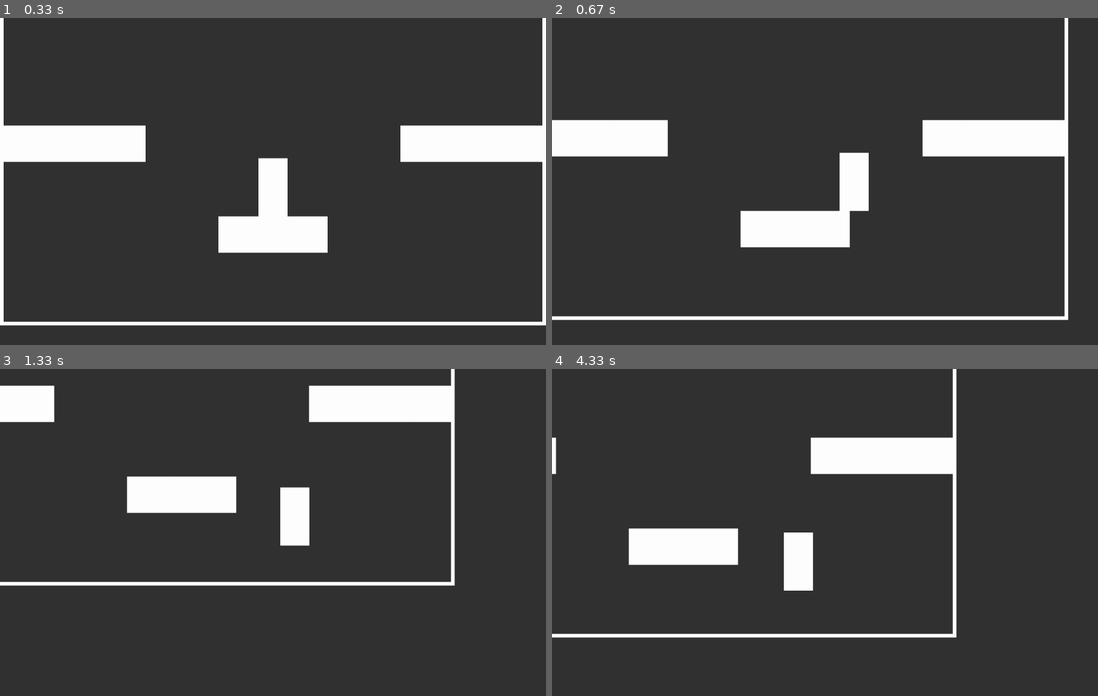
Above: before the commit, frames 1-4 (two rows, left to right).
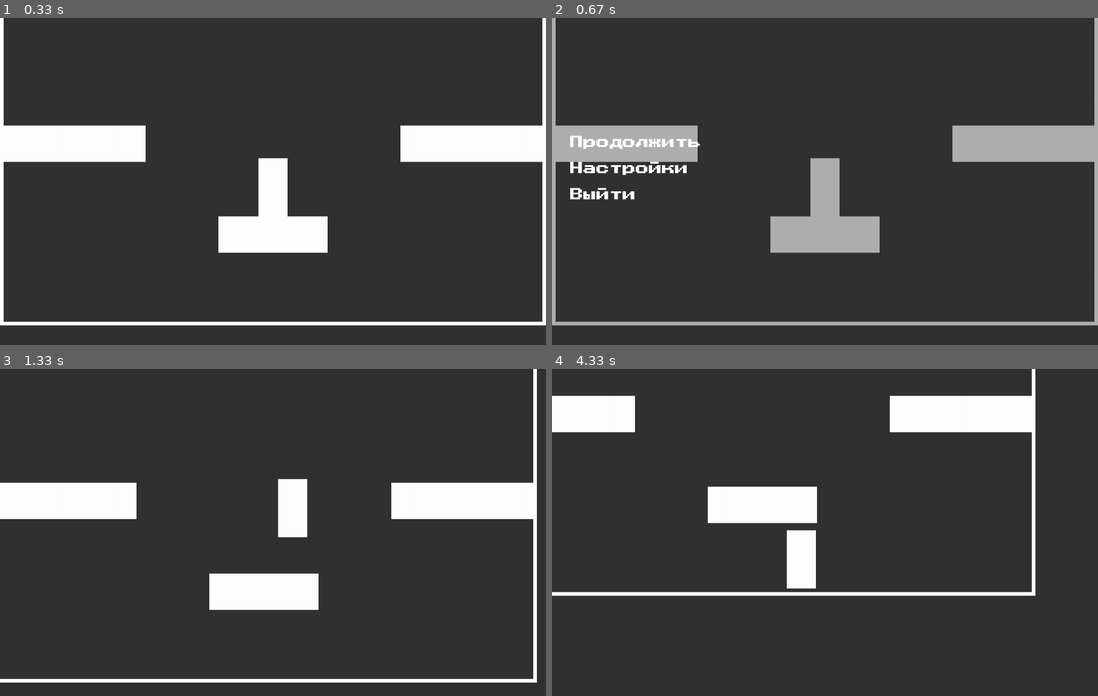
Above: after the commit, the same moments.

Repository: z4okolatka/PyGame-project
Game: pygame game, started from main.py
Same seed, same stepped clock (60 frames per second), same inputs: the game is played once before the commit and once after it.
Inputs (mouse positions are in pixels of both pictures, inside the frame that each line leads up to):
- Up to frame 1 (0.33 s): no input
- Up to frame 2 (0.67 s): hold Esc from 0.33 s (still down); hold D from 0.33 s (still down)
- Up to frame 3 (1.33 s): release Esc at 0.8 s; release D at 0.8 s; press the mouse at (81, 493) at 0.87 s; move the mouse to (169, 542) at 0.97 s; release the mouse at (251, 591) at 1.1 s; hold D from 1.17 s (still down); move the mouse to (333, 561) at 1.2 s; tap Space at 1.23 s
- Up to frame 4 (4.33 s): tap Space at 1.53, 1.73, 2.03, 2.23, 2.53, 2.8, 3.1, 3.23, 3.53, 3.9, 4.2 s; release D at 1.63 s; hold D 1.67-2.13 s; hold A 2.17-2.7 s; hold A 2.73-3.13 s; hold D 3.17-3.8 s; hold A 3.83-4.3 s

Frame 1 is identical in both runs. In frame 2, 17% of the frame differs, in the area x 0-100%, y 0-95%; in frame 3, 17%, in the area x 0-99%, y 0-96%; in frame 4, 16%.

Commit message:
test menu

Diff:
--- a/main.py
+++ b/main.py
@@ -3,6 +3,7 @@
 from src.classes import player
 from src.classes import block
 from src.classes import render
+from src.classes import menu
 import src.setting as settings
 
 
@@ -15,6 +16,7 @@
 
         # attributes
         self.deltatime = 1e-10
+        self.paused = False
 
         # objects and object gorups
         self.camera = screenCamera.ScreenCamera(self)
@@ -33,22 +35,28 @@
             block.Block((self.camera.display.get_width() // 2, 650),
                         (300, 100)),
         ]
+        self.menu = menu.Menu(self, self.camera.display.get_size())
 
         self.render = render.Render(self)
 
     def run(self):
-        running = True
-        while running:
+        self.running = True
+        while self.running:
             # event handler
             for event in pg.event.get():
                 if event.type == pg.QUIT:
-                    running = False
+                    self.running = False
+                if event.type == pg.KEYDOWN:
+                    if event.key == pg.K_ESCAPE:
+                        self.paused = not self.paused
 
             # updating everything
             self.update()
 
             # drawing everything
-            self.draw()
+            self.draw_game()
+            if self.paused:
+                self.draw_menu()
 
             # game loop
             pg.display.flip()
@@ -57,12 +65,24 @@
         pg.quit()
 
     def update(self):
+        if not self.paused:
+                self.update_game()
+        else:
+            self.update_menu()
+
+    def update_game(self):
         self.player.update()
         self.camera.follow_player()
 
-    def draw(self):
+    def update_menu(self):
+        self.menu.update()
+
+    def draw_game(self):
         self.camera.display.fill((50, 50, 50))
         self.render.draw_all()
+
+    def draw_menu(self):
+        self.menu.draw(self.camera.display)
 
 
 if __name__ == "__main__":
--- /dev/null
+++ b/src/classes/menu.py
@@ -0,0 +1,30 @@
+import pygame as pg
+from src.classes.menuButton import Button
+
+class Menu:
+    def __init__(self, game, size):
+        self.game = game
+
+        self.bg = pg.Surface(size, pg.SRCALPHA)
+        self.bg.fill((50, 50, 50, 100))
+        self.rect = self.bg.get_rect()
+        self.buttons = [ResumeButton(game, 'Продолжить'), Button(game, 'Настройки'), QuitButton(game, 'Выйти')]
+        self.buttonsHeight = sum(i.rect.height * 2 for i in self.buttons)
+
+    def update(self):
+        for i in self.buttons:
+            i.update()
+
+    def draw(self, surface):
+        for i, button in enumerate(self.buttons):
+            button.draw(self.bg, 50, self.rect.h / 2 - self.buttonsHeight / 2 + button.rect.height * 2 * i)
+        surface.blit(self.bg, self.rect)
+
+class ResumeButton(Button):
+    def _click_(self):
+        self.game.paused = False
+
+
+class QuitButton(Button):
+    def _click_(self):
+        self.game.running = False
--- /dev/null
+++ b/src/classes/menuButton.py
@@ -0,0 +1,37 @@
+import pygame as pg
+from pathlib import Path
+pg.init()
+
+
+class Button:
+    def __init__(self, game, text, font=pg.font.Font(Path(__file__).parent.parent / "fonts/PressStart.ttf", 36), basecolor=(255, 255, 255), hovercolor=(150, 150, 150), size=(100, 50)):
+        self.game = game
+        self.text = text
+        self.font = font
+        self.bclr = basecolor
+        self.hclr = hovercolor
+        self.rendered = self.font.render(self.text, True, self.bclr)
+        self.rect = self.rendered.get_rect()
+
+    def update(self):
+        pos = pg.mouse.get_pos()
+        if self.rect.collidepoint(pos):
+            self.hovered = True
+        else:
+            self.hovered = False
+        if self.hovered and pg.mouse.get_pressed()[0]:
+            self._click_()
+
+    def draw(self, surface, left, cy):
+        if self.hovered:
+            self.rendered = self.font.render(self.text, True, self.hclr)
+        else:
+            self.rendered = self.font.render(self.text, True, self.bclr)
+
+        self.rect = self.rendered.get_rect()
+        self.rect.left = left
+        self.rect.centery = cy
+        surface.blit(self.rendered, self.rect)
+
+    def _click_(self):
+        pass
Binary file added: src/fonts/PressStart.ttf
